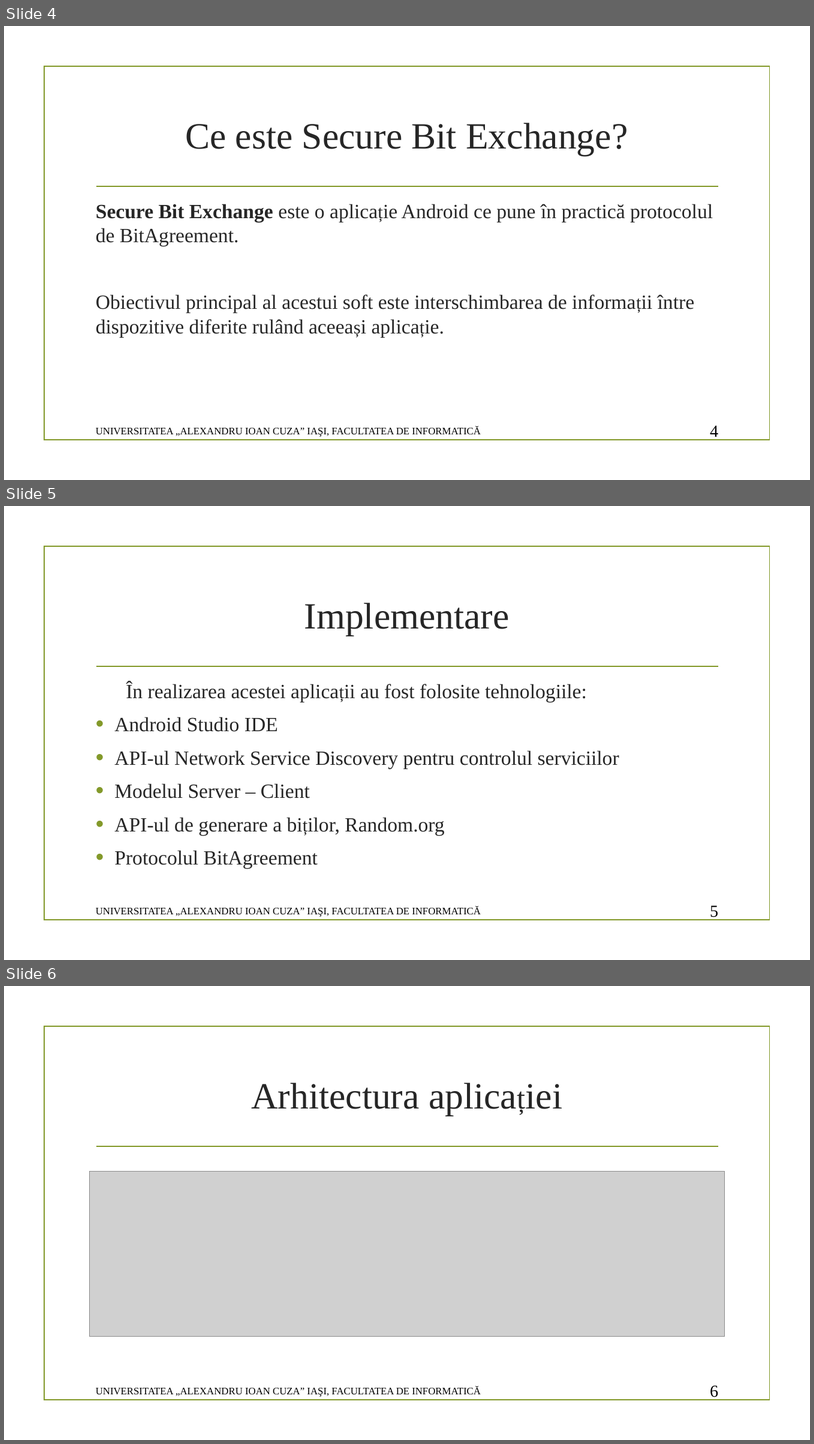
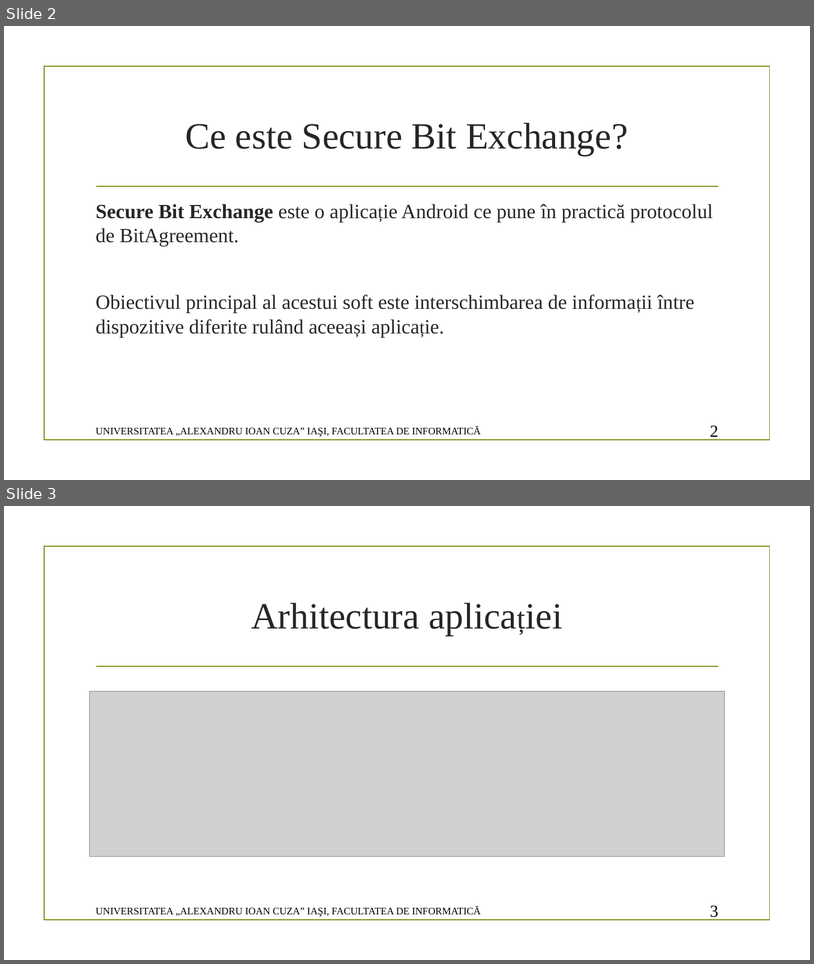
Before and after one commit to hellsms/GPSTracker, a slide deck: Licenta/Documentatie/Prezentare Secure Bit Exchange.pptx. Shown one above the other, each under a label of ours: slides 4, 5 and 6 before the commit, slides 2 and 3 after it. The pictures are 814x1444 and 814x964 pixels, drawn with LibreOffice and Linux fonts; fonts in the diff are those of the drawing; grey boxes stand for pictures; background and template pictures are left out. Boxes give left, top, right and bottom in pixels: in the first picture for what was removed or moved away, otherwise in the second. Text is boxed around its words. In the diff, an @@ line names an element or a change of style, - is before the commit and + after.

```diff
--- a/Licenta/Documentatie/Prezentare Secure Bit Exchange.pptx
+++ b/Licenta/Documentatie/Prezentare Secure Bit Exchange.pptx
@@ slide 5 removed at <box>4,506,810,960</box>, background picture (left out); not listed: 2 template elements that a slide beside it also shows @@
@@ title removed at <box>305,603,510,636</box> @@
-Implementare
@@ text removed at <box>114,682,620,868</box> @@
-În realizarea acestei aplicații au fost folosite tehnologiile:
-• Android Studio IDE
-• API-ul Network Service Discovery pentru controlul serviciilor
-• Modelul Server – Client
-• API-ul de generare a biților, Random.org
-• Protocolul BitAgreement
@@ text removed at <box>96,906,481,916</box> @@
-UNIVERSITATEA „ALEXANDRU IOAN CUZA” IAŞI, FACULTATEA DE INFORMATICĂ
@@ page number removed at <box>710,905,719,920</box> @@
-5
@@ what was slide 4 is now slide 2 @@
@@ page number at <box>710,425,719,440</box>: text changed @@
-4
+2
@@ what was slide 6 is now slide 3 @@
@@ page number at <box>710,905,719,920</box>: text changed @@
-6
+3
```
Also in this commit, not shown: 2 other slides removed, 26 other files.
